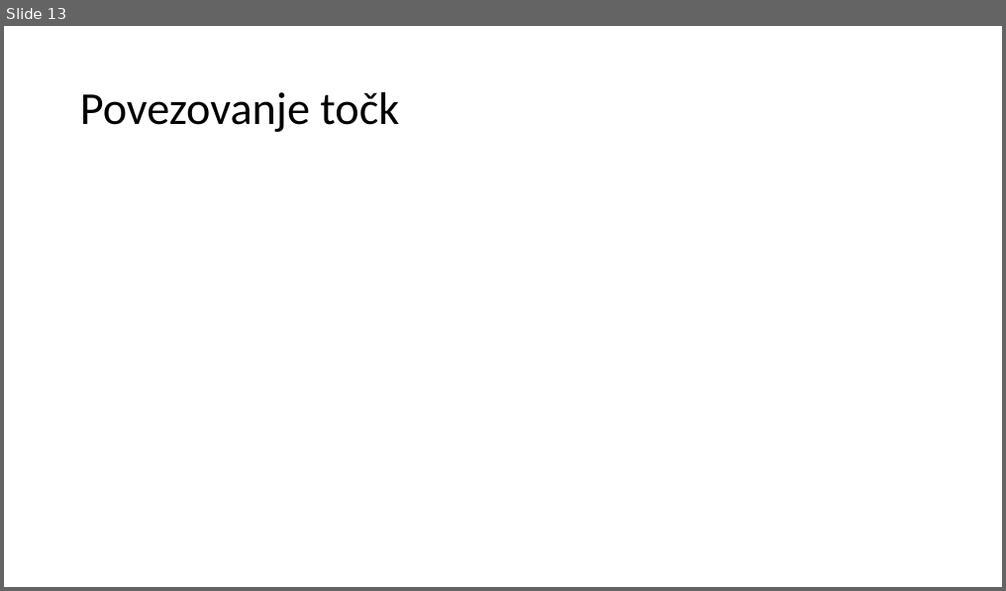
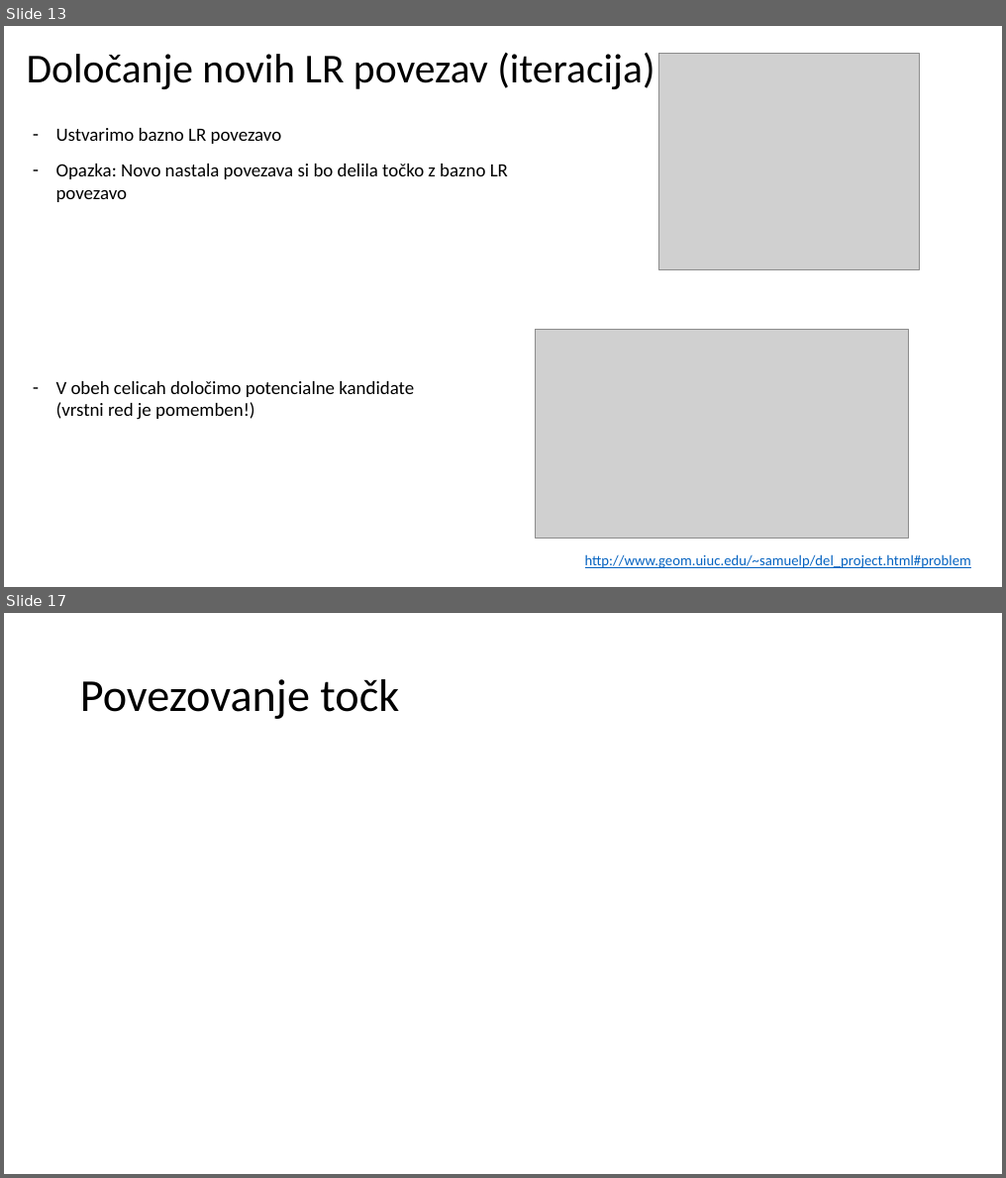
Before and after one commit to 15minutOdmora/voronoi_diagram, a slide deck: predstavitev/Vornoievi_diagrami.pptx. Shown one above the other, each under a label of ours: slide 13 before the commit, slides 13 and 17 after it; the slides between them are not shown. The pictures are 1006x591 and 1006x1178 pixels, drawn with LibreOffice and Linux fonts; fonts in the diff are those of the drawing; grey boxes stand for pictures. Boxes give left, top, right and bottom in pixels: in the first picture for what was removed or moved away, otherwise in the second. Text is boxed around its words. In the diff, an @@ line names an element or a change of style, - is before the commit and + after.

```diff
--- a/predstavitev/Vornoievi_diagrami.pptx
+++ b/predstavitev/Vornoievi_diagrami.pptx
@@ slide 13 added at (x1=4, y1=26, x2=1002, y2=587), background #FFFFFF @@
@@ title added at (x1=27, y1=53, x2=654, y2=89), 39.6 pt, text #000000 @@
+Določanje novih LR povezav (iteracija)
@@ picture added at (x1=659, y1=53, x2=920, y2=271) @@
@@ text added at (x1=56, y1=128, x2=282, y2=144), 18 pt, text #000000 @@
+– Ustvarimo bazno LR povezavo
@@ text added at (x1=56, y1=164, x2=508, y2=202), 18 pt, text #000000 @@
+– Opazka: Novo nastala povezava si bo delila točko z bazno LR povezavo
@@ picture added at (x1=535, y1=329, x2=908, y2=538) @@
@@ text added at (x1=56, y1=381, x2=414, y2=420), 18 pt, text #000000 @@
+– V obeh celicah določimo potencialne kandidate (vrstni red je pomemben!)
@@ text added at (x1=585, y1=555, x2=971, y2=569), 14 pt, text #0563C1, underline @@
+http://www.geom.uiuc.edu/~samuelp/del_project.html#problem
@@ what was slide 13 is now slide 17 @@
```
Also in this commit, not shown: 2 slides changed, 7 other slides added, 4 slides removed, 1 other file.
